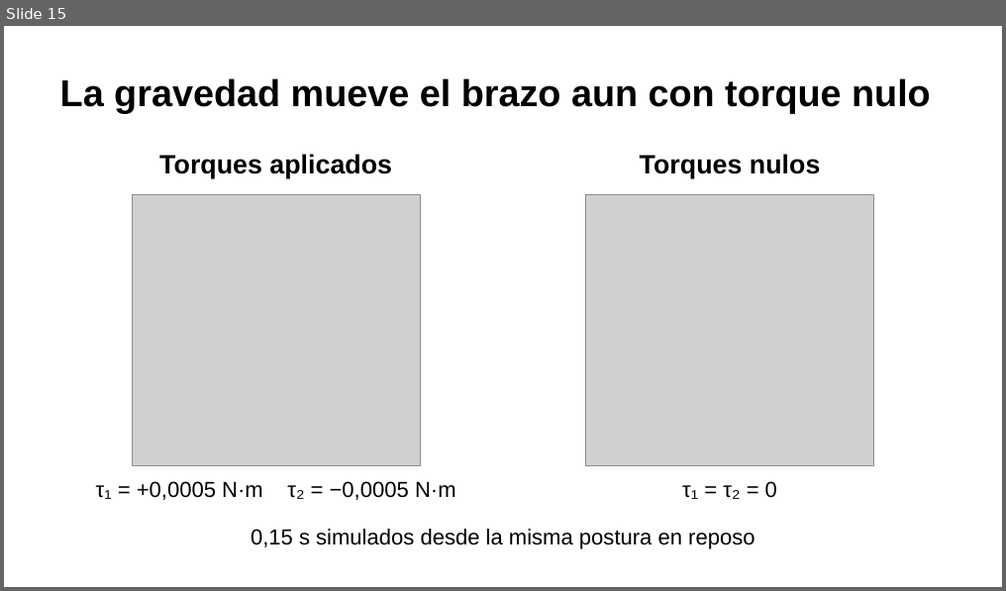
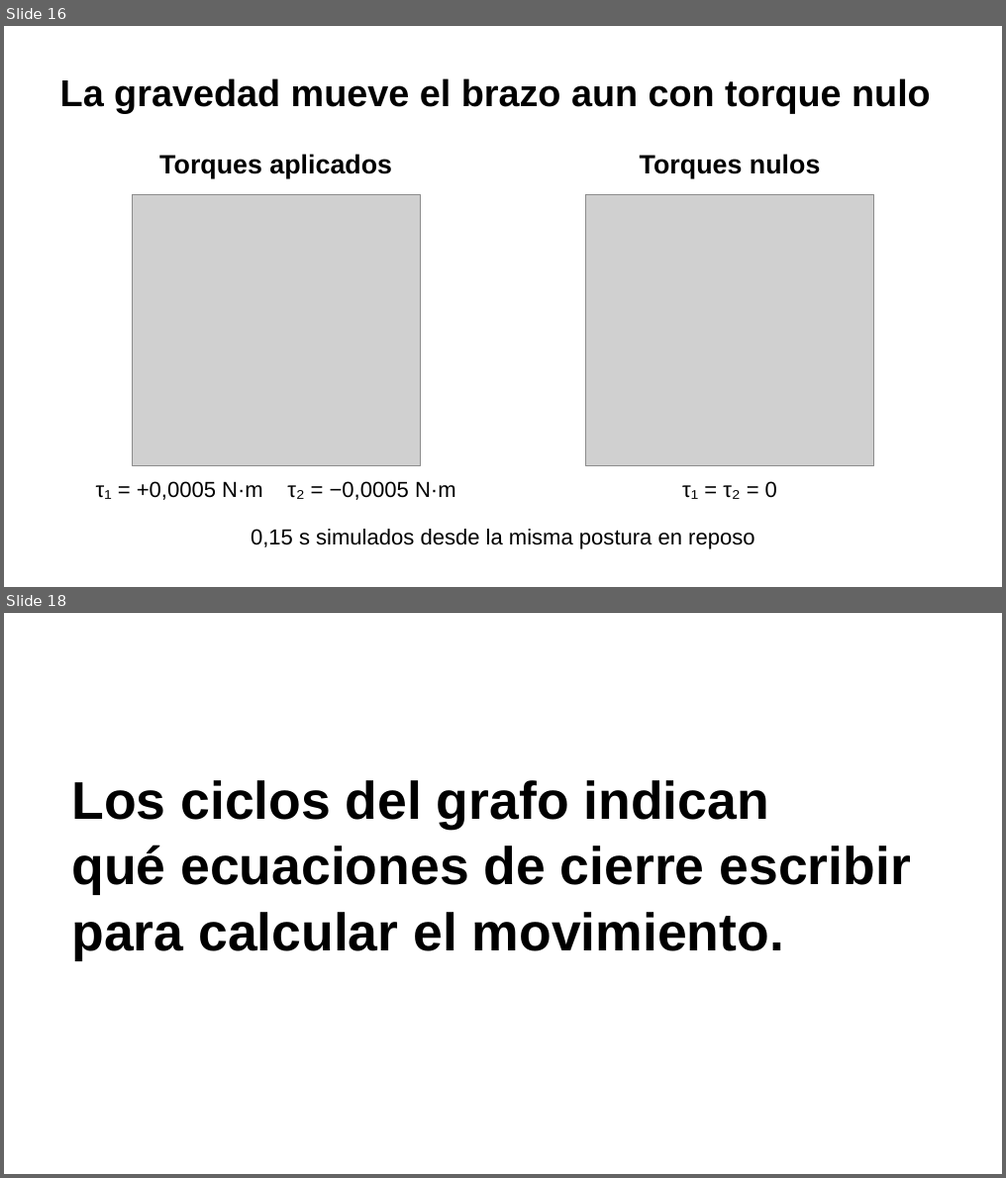
Before and after one commit to LuigiToby/grafos-mecanicos, a slide deck: presentacion/Grafos_Mecanicos.pptx. Shown one above the other, each under a label of ours: slide 15 before the commit, slides 16 and 18 after it; the slides between them are not shown. The pictures are 1006x591 and 1006x1178 pixels, drawn with LibreOffice and Linux fonts; fonts in the diff are those of the drawing; grey boxes stand for pictures. Boxes give left, top, right and bottom in pixels: in the first picture for what was removed or moved away, otherwise in the second. Text is boxed around its words. In the diff, an @@ line names an element or a change of style, - is before the commit and + after.

Commit message:
Mejora el cierre, las notas y los dibujos del taller

```diff
--- a/presentacion/Grafos_Mecanicos.pptx
+++ b/presentacion/Grafos_Mecanicos.pptx
@@ slide 18 added at (4, 613, 1002, 1174), background #FFFFFF @@
@@ text added at (71, 780, 769, 829), 51 pt, text #000000, bold @@
+Los ciclos del grafo indican
@@ text added at (71, 845, 911, 895), 51 pt, text #000000, bold @@
+qué ecuaciones de cierre escribir
@@ text added at (71, 912, 784, 960), 51 pt, text #000000, bold @@
+para calcular el movimiento.
@@ what was slide 15 is now slide 16 @@
```
Also in this commit, not shown: 3 other slides added, 2 slides removed, 1 other file.
